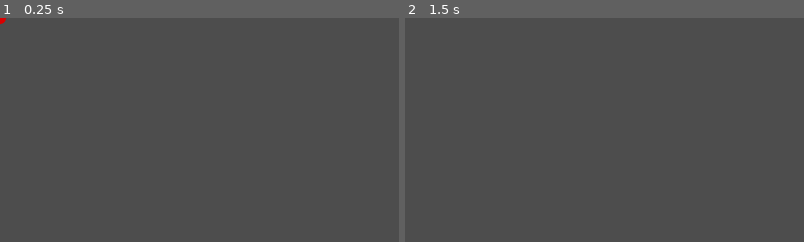
Above: before the commit, frames 1-2 (left to right).
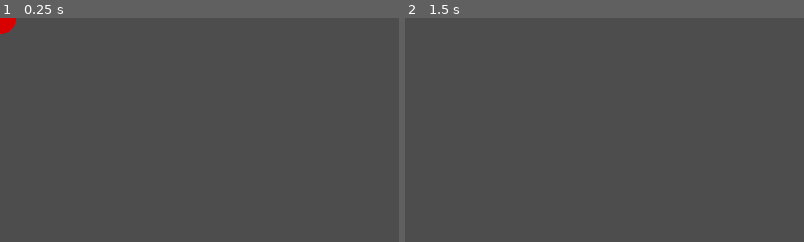
Above: after the commit, the same moments.

Repository: GeMini-220/TomoNoTaiko-NH
Game: Godot game, scene res://Scenes/BasicNote.tscn
Same seed, same stepped clock (60 frames per second), same inputs: the game is played once before the commit and once after it. This scene is started directly instead of the project's main scene.
Inputs (mouse positions are % of the whole screen's width and height, from its top left):
- Up to frame 1 (0.25 s): no input
- Up to frame 2 (1.5 s): tap Enter at 0.5 s; move the mouse to (72, 45) at 0.52 s; click (72, 45) at 0.67 s; move the mouse to (30, 55) at 1.27 s; click (30, 55) at 1.42 s
The pictures show only the part of the screen within x 0-50%, y 0-50%; the shares and areas given below are measured in that part.

The runs differ from the first frame. In frame 1, 0.2% of the frame differs, in the area x 0-5%, y 0-8%; in frame 2, nothing differs.

Commit message:
beatmap interpreter

Diff:
--- /dev/null
+++ b/Beatmap file/beatmap.json
@@ -0,0 +1,32 @@
+{
+  "bpm": 120,
+  "notes": [
+	{"beat": 9, "x": 1100, "y": 200},
+	{"beat": 11, "x": 1500, "y": 250},
+	{"beat": 13, "x": 200, "y": 300},
+	{"beat": 15, "x": 1100, "y": 200},
+	{"beat": 17, "x": 1500, "y": 250},
+	{"beat": 19, "x": 200, "y": 300},
+	{"beat": 21, "x": 1100, "y": 200},
+	{"beat": 23, "x": 1500, "y": 250},
+	{"beat": 25, "x": 200, "y": 300},
+	{"beat": 26, "x": 1100, "y": 200},
+	{"beat": 28, "x": 1500, "y": 250},
+	{"beat": 29, "x": 200, "y": 300},
+	{"beat": 30, "x": 1100, "y": 200},
+	{"beat": 32, "x": 1500, "y": 250},
+	{"beat": 33, "x": 200, "y": 300},
+	{"beat": 37, "x": 1100, "y": 200},
+	{"beat": 39, "x": 1500, "y": 250},
+	{"beat": 41, "x": 200, "y": 300},
+	{"beat": 43, "x": 1100, "y": 200},
+	{"beat": 45, "x": 1500, "y": 250},
+	{"beat": 47, "x": 200, "y": 300},
+	{"beat": 49, "x": 1100, "y": 200},
+	{"beat": 51, "x": 1500, "y": 250},
+	{"beat": 53, "x": 200, "y": 300},
+	{"beat": 55, "x": 1100, "y": 200},
+	{"beat": 57, "x": 1500, "y": 250},
+	{"beat": 59, "x": 200, "y": 300}
+  ]
+}
--- a/Scenes/BasicNote.tscn
+++ b/Scenes/BasicNote.tscn
@@ -9,7 +9,7 @@
 script = ExtResource("1_nvkfn")
 
 [node name="Sprite2D" type="Sprite2D" parent="."]
-scale = Vector2(0.003, 0.003)
+scale = Vector2(0.008, 0.008)
 texture = ExtResource("1_18rxu")
 
 [node name="Area2D" type="Area2D" parent="."]
--- a/Scenes/Conductor.tscn
+++ b/Scenes/Conductor.tscn
@@ -1,8 +1,11 @@
-[gd_scene load_steps=2 format=3 uid="uid://6pfc4j80qsvn"]
+[gd_scene load_steps=3 format=3 uid="uid://6pfc4j80qsvn"]
 
 [ext_resource type="Script" path="res://Scripts/Conductor.gd" id="1"]
+[ext_resource type="AudioStream" uid="uid://dx3u22pkac0s6" path="res://Singletons/One Piece OP 1 - We Are! Lyrics.mp3" id="1_50bg4"]
 
 [node name="Conductor" type="AudioStreamPlayer"]
+stream = ExtResource("1_50bg4")
+volume_db = 5.222
 script = ExtResource("1")
 
 [node name="StartTimer" type="Timer" parent="."]
--- /dev/null
+++ b/Scenes/beatmap_interpreter_test_scene.tscn
@@ -0,0 +1,15 @@
+[gd_scene load_steps=3 format=3 uid="uid://b03hqb6acnvni"]
+
+[ext_resource type="Script" path="res://Scripts/beatmap_interpreter.gd" id="1_elrdy"]
+[ext_resource type="PackedScene" uid="uid://6pfc4j80qsvn" path="res://Scenes/Conductor.tscn" id="2_5hci0"]
+
+[node name="beatmape interpreter test scene" type="Node2D"]
+script = ExtResource("1_elrdy")
+
+[node name="Conductor" parent="." instance=ExtResource("2_5hci0")]
+bpm = 96
+
+[node name="Timer" type="Timer" parent="Conductor"]
+one_shot = true
+
+[connection signal="timeout" from="Conductor/Timer" to="Conductor" method="_on_StartTimer_timeout"]
--- a/Scripts/Conductor.gd
+++ b/Scripts/Conductor.gd
@@ -14,7 +14,6 @@
 
 func _ready():
 	sec_per_beat = 60.0 / bpm
-
 
 func _physics_process(_delta):
 	if playing:
@@ -59,3 +58,7 @@
 		play()
 		$StartTimer.stop()
 	_report_beat()
+
+
+func _on_timer_timeout() -> void:
+	pass # Replace with function body.
--- /dev/null
+++ b/Scripts/beatmap_interpreter.gd
@@ -0,0 +1,42 @@
+extends Node2D
+
+# Preload the Note scene
+var BasicNoteScene = preload("res://Scenes/BasicNote.tscn")
+var current_x = 0
+var current_y = 0
+var current_beat = 0
+var note_index = 0
+var beatmap = {}
+@onready var conductor = $Conductor
+@onready var Global = $"/root/Global"
+
+
+# Called when the node enters the scene tree for the first time.
+func _ready():
+	$Conductor.play_with_beat_offset(0)		# can change offset
+	Global.beat.connect(_on_Conductor_beat)
+	#Global.measure.connect(_on_Conductor_measure)
+
+
+func _on_Conductor_beat(position):
+	var beatmap = StaticData.beatmapData["notes"]
+	#print("Loaded beatmap:", beatmap)	# debugging: confirm beatmap data loaded correctly
+	var song_position_in_beats = position
+	for note in beatmap:
+		current_x = note["x"]
+		current_y = note["y"]
+		current_beat = note["beat"]
+
+		if current_beat == song_position_in_beats:
+			spawn_note(Vector2(current_x,current_y))  # Adjust position as needed
+			print("Current beat:", current_beat, "\nSong Position:", song_position_in_beats)
+
+
+func spawn_note(position: Vector2) -> void:
+	# Create an instance of the Note scene
+	var note_instance = BasicNoteScene.instantiate()
+	# Set the position of the instance
+	note_instance.position = position
+	# Add the note instance as a child to the main scene
+	add_child(note_instance)
+	print("Note spawned at position:", position)	# Debugging: Confirm position
--- /dev/null
+++ b/Singletons/StaticData.gd
@@ -0,0 +1,24 @@
+extends Node
+
+var beatmapData = {}
+
+var data_file_path = "res://Beatmap file/beatmap.json"
+
+
+func _ready():
+	beatmapData = load_json_file(data_file_path)
+
+
+func load_json_file(filePath : String):
+	if FileAccess.file_exists(filePath):
+
+		var dataFile = FileAccess.open(filePath, FileAccess.READ)
+		var parsedResult = JSON.parse_string(dataFile.get_as_text())
+
+		if parsedResult is Dictionary:
+			return parsedResult
+		else:
+			print("Error reading file")
+
+	else:
+		print("File doesn't exist")
--- /dev/null
+++ b/default_bus_layout.tres
@@ -0,0 +1,3 @@
+[gd_resource type="AudioBusLayout" format=3 uid="uid://claplxmdgn7q7"]
+
+[resource]
--- a/project.godot
+++ b/project.godot
@@ -18,6 +18,7 @@
 [autoload]
 
 Global="*res://Scenes/Global.tscn"
+StaticData="*res://Singletons/StaticData.gd"
 
 [rendering]
 
Not shown, added: Singletons/One Piece OP 1 - We Are! Lyrics.mp3.import
Not shown, added: Singletons/One Piece OP 1 - We Are! Lyrics.mp3
